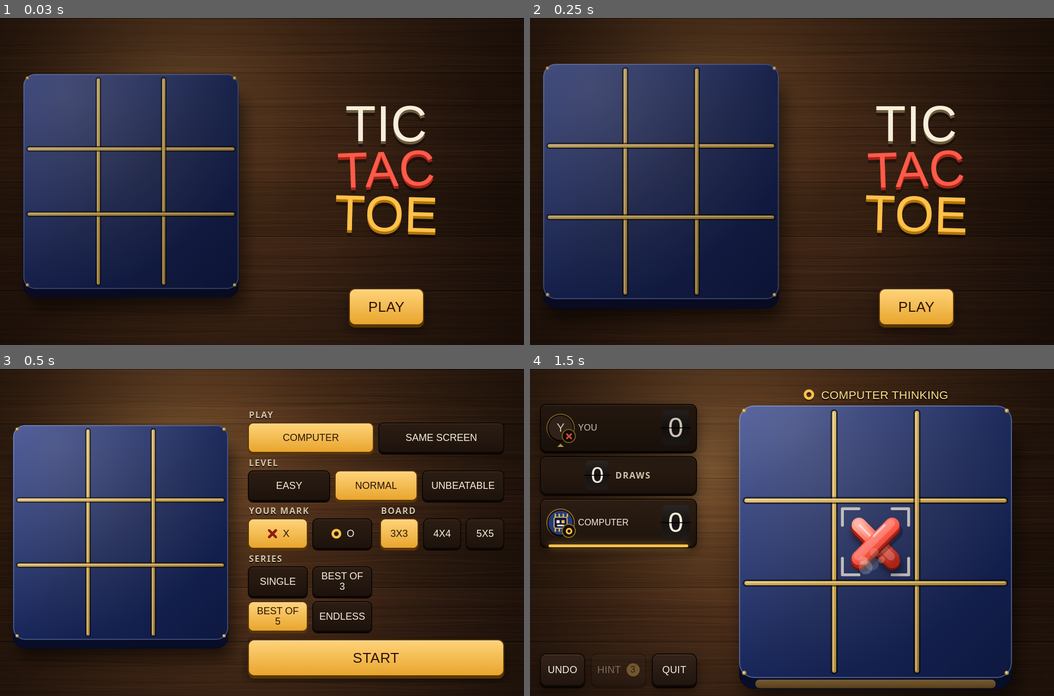
Above: before the commit, frames 1-4 (two rows, left to right).
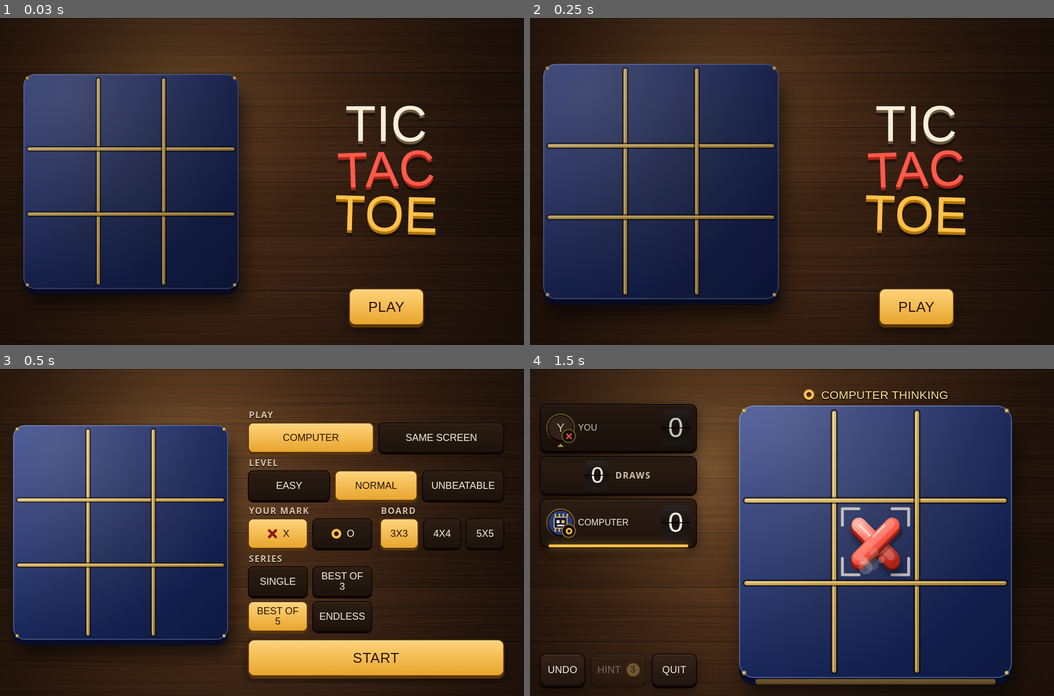
Above: after the commit, the same moments.

Repository: onceworlds-games/tic-tac-toe
Game: browser game, page game/index.html
Same seed, same stepped clock (60 frames per second), same inputs: the game is played once before the commit and once after it.
Inputs:
- Up to frame 1 (0.03 s): no input
- Up to frame 2 (0.25 s): no input
- Up to frame 3 (0.5 s): click "PLAY" at 0.27 s
- Up to frame 4 (1.5 s): click "EASY" at 0.52 s; click "START" at 0.77 s; hold Right from 1.03 s (still down); tap Space at 1.1 s

The runs differ from the first frame. In frame 1, 0.2% of the frame differs, in the area x 4-46%, y 82-86%; in frame 2, 0.3%; in frame 3, 0.4%; in frame 4, 0.8%, in the area x 39-92%, y 92-98%.

Commit message:
Square setup board, legal win poster, readable hat-trick badge, banner clear of the board

Diff:
--- a/game/layout.js
+++ b/game/layout.js
@@ -49,7 +49,7 @@
   const freeTop = scoreY + scoreH + 4;
   const freeBottom = h - bottomPad - actionsH - 6;
   const availH = freeBottom - freeTop - statusH;
-  const s = Math.floor(Math.max(120, Math.min(w - pad * 2, availH / 1.03)));
+  const s = Math.floor(Math.max(120, Math.min(w - pad * 2, availH / 1.02)));
   const by = Math.round(freeTop + statusH + Math.max(0, (availH - s) / 2));
   const bx = Math.round((w - s) / 2);
   return {
--- a/game/main.js
+++ b/game/main.js
@@ -246,7 +246,7 @@
         const panelH = Math.max(260, Math.min(content + 8, Math.round(h * 0.7) - bottomClear));
         const pad = 12;
         const boardArea = h - topPad - panelH - bottomClear - pad;
-        const s = Math.floor(Math.max(110, Math.min(w - pad * 2, boardArea)));
+        const s = Math.floor(Math.max(110, Math.min(w - pad * 2, boardArea / 1.03, h * 0.4)));
         L = { board: { x: Math.round((w - s) / 2), y: topPad + Math.max(0, Math.round((boardArea - s) / 2)), s } };
         place(setup.root, { x: 0, y: h - panelH - bottomClear, w, h: panelH });
       }
@@ -571,12 +571,19 @@
     bannerEl.style.width = '';
     bannerEl.style.height = '';
     if (L) {
-      // portrait: in the free space above the board; landscape: across the board
-      const above = !L.landscape && L.status.y > L.board.y - 120;
-      bannerEl.style.left = `${Math.round(L.board.x + L.board.s / 2)}px`;
-      bannerEl.style.top = `${Math.round(L.landscape ? L.board.y + L.board.s / 2 : Math.max(L.score.y + L.score.h + 44, L.board.y - 46))}px`;
-      bannerEl.style.fontSize = `${Math.round(Math.min(L.board.s * 0.115, 56))}px`;
-      void above;
+      // never over the board: above it in portrait, over the side column in landscape
+      const size = Math.round(Math.min(L.board.s * 0.115, 56));
+      bannerEl.style.fontSize = `${size}px`;
+      if (L.landscape) {
+        bannerEl.style.left = `${Math.round(L.score.x + L.score.w / 2)}px`;
+        bannerEl.style.top = `${Math.round(L.actions.y - 36)}px`;
+        bannerEl.style.fontSize = `${Math.round(Math.min(L.score.w * 0.1, 30))}px`;
+        bannerEl.style.maxWidth = `${L.score.w + L.pad * 2}px`;
+      } else {
+        bannerEl.style.maxWidth = '';
+        bannerEl.style.left = `${Math.round(L.board.x + L.board.s / 2)}px`;
+        bannerEl.style.top = `${Math.round(Math.max(L.score.y + L.score.h + 44, L.board.y - 46))}px`;
+      }
     }
   }
 
--- a/game/poster.js
+++ b/game/poster.js
@@ -114,14 +114,14 @@
     ctx.lineTo(S * 0.3, S * 0.85);
     ctx.stroke();
   } else if (id === 'hat-trick') {
-    for (let i = -1; i <= 1; i++) {
-      stroke(PAL.cream, S * 0.2);
-      ctx.beginPath();
-      ctx.moveTo(i * S * 0.7 - S * 0.2, S * 0.5);
-      ctx.lineTo(i * S * 0.7 - S * 0.2, -S * 0.5);
-      ctx.lineTo(i * S * 0.7 + S * 0.25, S * 0.5);
-      ctx.stroke();
-    }
+    // a big "3" and three small marks under it
+    ctx.shadowColor = 'transparent';
+    ctx.fillStyle = PAL.cream;
+    ctx.font = `${Math.round(S * 1.7)}px "Archivo Black", Impact, sans-serif`;
+    ctx.textAlign = 'center';
+    ctx.textBaseline = 'middle';
+    ctx.fillText('3', 0, -S * 0.15);
+    for (const dx of [-1, 0, 1]) xMark(dx * S * 0.62, S * 0.9, S * 0.2, PAL.o.hi);
   } else if (id === 'big-board') {
     const n = 5;
     const cs = (S * 2) / n;
@@ -200,7 +200,7 @@
     } else if (name === 'win') {
       const n = 4;
       const board = { x: 450, y: 118, s: 580 };
-      const cells = grid(n, { x: [0, 5, 10, 15, 3, 8], o: [1, 2, 4, 6, 9, 12, 7] });
+      const cells = grid(n, { x: [0, 5, 10, 15, 3, 8, 13], o: [1, 2, 4, 6, 9, 12] });
       const fx = new Fx();
       fx.confetti(w, h, [PAL.x.base, PAL.o.base, PAL.cream, '#7fb2ff'], 140);
       for (let i = 0; i < 24; i++) fx.update(0.05);
--- a/game/render.js
+++ b/game/render.js
@@ -176,7 +176,7 @@
     ctx.scale(scale, scale);
     ctx.translate(-(x + s / 2), -(y + s / 2));
 
-    const thick = s * 0.04;
+    const thick = s * 0.025;
     const rad = s * 0.055;
     // soft shadow on the table
     ctx.save();
--- a/game/style.css
+++ b/game/style.css
@@ -139,10 +139,10 @@
 
 /* ------------------------------------------------------------------ banner and results */
 #banner { font-size: 40px; position: absolute; left: 50%; top: 50%; z-index: 4; pointer-events: none; transform: translate(-50%, -50%) rotate(-2deg); max-width: 94vw; text-align: center; }
-#banner .tape { position: relative; padding: .28em .8em .3em; background: var(--ink); color: #2a13 …(427 unchanged characters)…
-#banner .tape::before, #banner .tape::after { content: ''; position: absolute; left: 0; right: 0; height: 6px; background: var(--edge, var(--coral)); }
-#banner .tape::before { top: 10px; }
-#banner .tape::after { bottom: 10px; }
+#banner .tape { position: relative; padding: .42em .8em .44em; background: var(--ink); color: #2a13 …(427 unchanged characters)…
+#banner .tape::before, #banner .tape::after { content: ''; position: absolute; left: 0; right: 0; height: .11em; background: var(--edge, var(--coral)); }
+#banner .tape::before { top: .12em; }
+#banner .tape::after { bottom: .12em; }
 #banner .g { width: 1.05em; height: 1.05em; }
 #banner .g.x { color: var(--coral-lo); }
 #banner .g.o { color: var(--gold-lo); }
Binary file changed: store/badge-hat-trick.png
Binary file changed: store/thumb-1.png
Binary file changed: store/thumb-3.png
